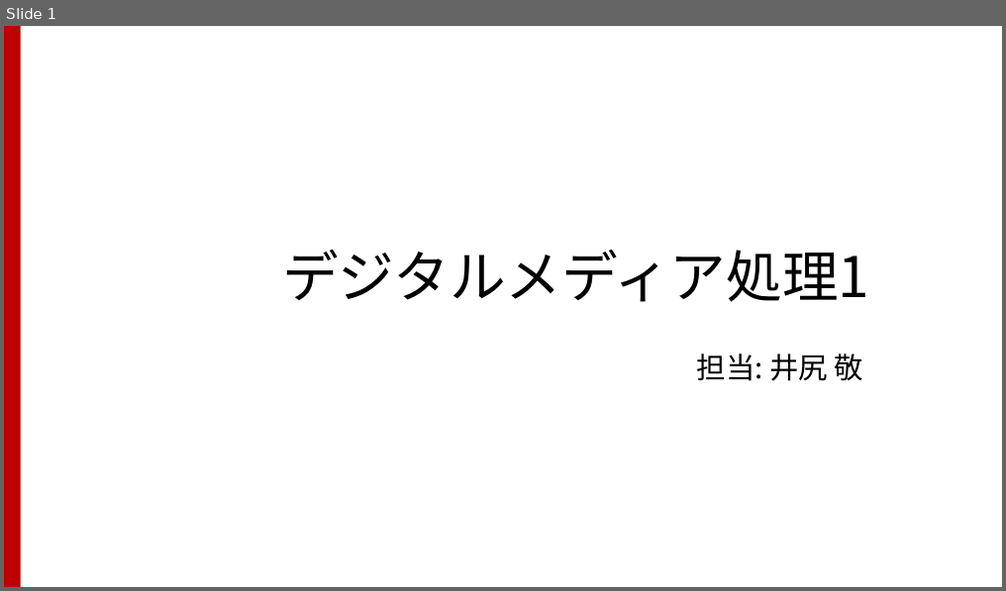
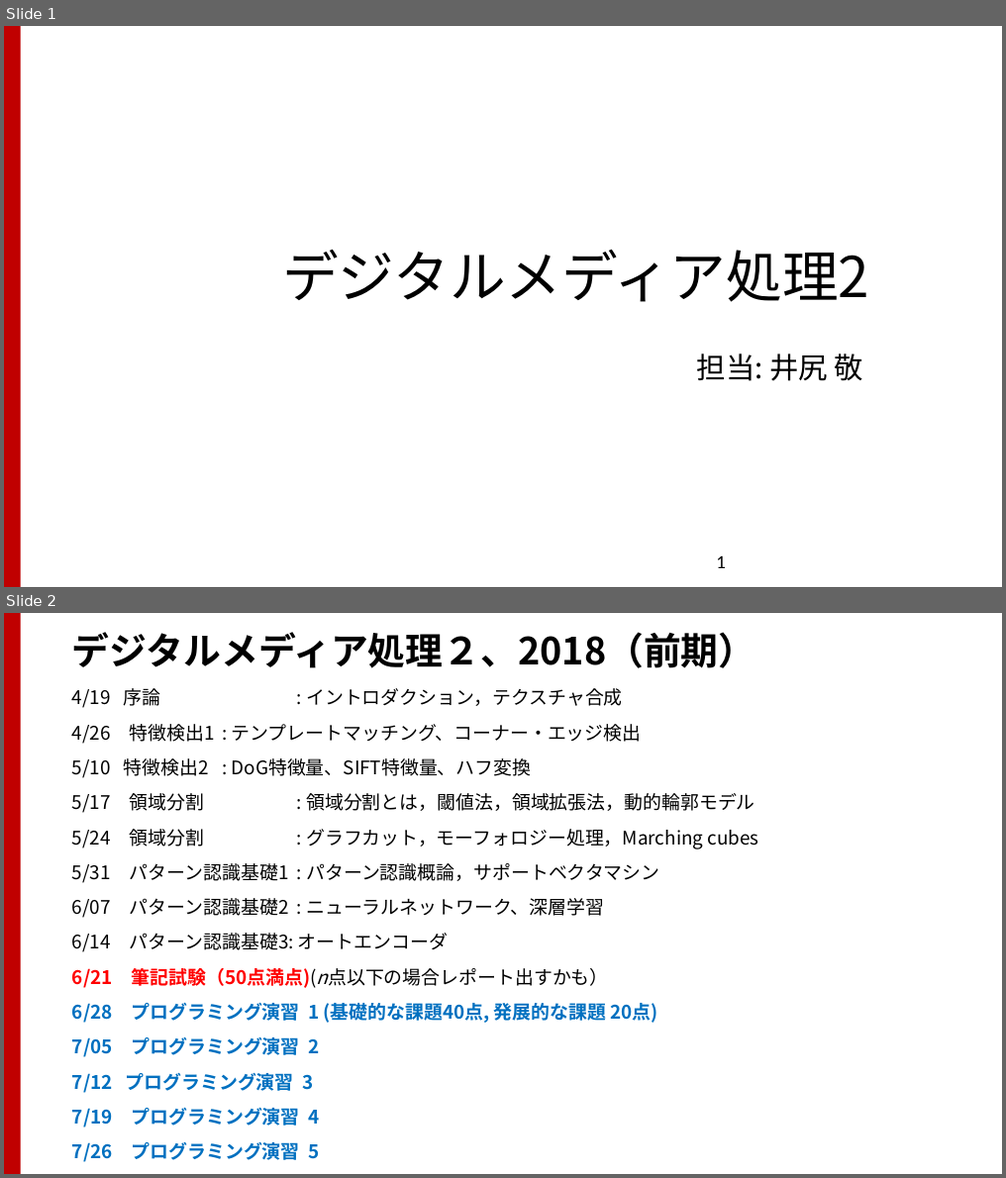
Before and after one commit to TakashiIjiri/TakashiIjiri.github.io, a slide deck: classes/dm2018_2/dm2_7.pptx. Shown one above the other, each under a label of ours: slide 1 before the commit, slides 1 and 2 after it. The pictures are 1006x591 and 1006x1178 pixels, drawn with LibreOffice and Linux fonts; fonts in the diff are those of the drawing. Boxes give left, top, right and bottom in pixels: in the first picture for what was removed or moved away, otherwise in the second. Text is boxed around its words. In the diff, an @@ line names an element or a change of style, - is before the commit and + after.

```diff
--- a/classes/dm2018_2/dm2_7.pptx
+++ b/classes/dm2018_2/dm2_7.pptx
@@ slide 2 added at box(4, 613, 1002, 1174), background #FFFFFF; not listed: 1 template element that a slide beside it also shows @@
@@ title added at box(72, 632, 756, 668), 36 pt, text #000000, bold @@
+デジタルメディア処理２、2018（前期）
@@ text added at box(72, 688, 759, 1162), 18 pt, text #000000 @@
+4/19 序論 : イントロダクション，テクスチャ合成
+4/26 特徴検出1 : テンプレートマッチング、コーナー・エッジ検出
+5/10 特徴検出2 : DoG特徴量、SIFT特徴量、ハフ変換
+5/17 領域分割 : 領域分割とは，閾値法，領域拡張法，動的輪郭モデル
+5/24 領域分割 : グラフカット，モーフォロジー処理，Marching cubes
+5/31 パターン認識基礎1 : パターン認識概論，サポートベクタマシン
+6/07 パターン認識基礎2 : ニューラルネットワーク、深層学習
+6/14 パターン認識基礎3: オートエンコーダ
+6/21 筆記試験（50点満点)(n点以下の場合レポート出すかも）
+6/28 プログラミング演習 1 (基礎的な課題40点, 発展的な課題 20点)
+7/05 プログラミング演習 2
+7/12 プログラミング演習 3
+7/19 プログラミング演習 4
+7/26 プログラミング演習 5
@@ slide 1 changed as well @@
@@ title at box(282, 250, 869, 302): text changed @@
-デジタルメディア処理1
+デジタルメディア処理2
@@ page number added at box(716, 557, 726, 569), 18 pt, text #000000 @@
+1
```
Also in this commit, not shown: 46 other slides added, 26 slides removed, 14 other files.
